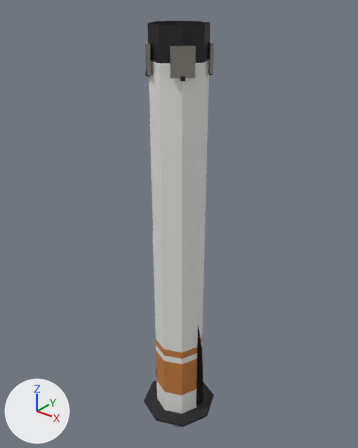
What one commit did to the glTF model assets/rockets/new-glendale/s1.lo.glb.
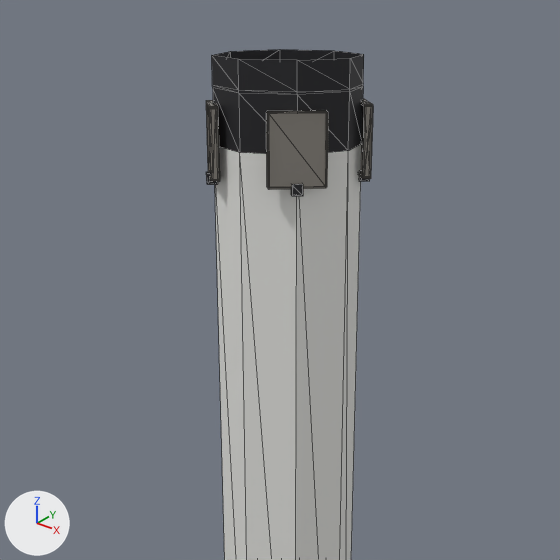
Each version is shown whole from a 50 mm camera at (37.1, -46.4, 62.8) aimed at (-1.1, 1.4, 33.1), then close up on the part from 17% to 81% of the width and 0% to 52% of the height. Every picture has the same lights, and +X, +Y and +Z are marked at lower left. The older version's two pictures come first. The close-ups show mesh edges as thin lines. Where no turn or scale is listed for an object, it has been applied to the vertices.

Objects in the first close-up: 'gridfin_0.metal', 'gridfin_1.metal', 'gridfin_3.metal', 's1.dark', 's1.hull' and 2 more.
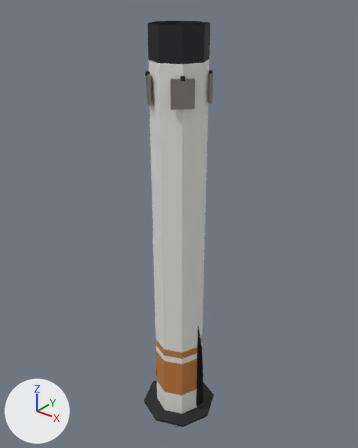
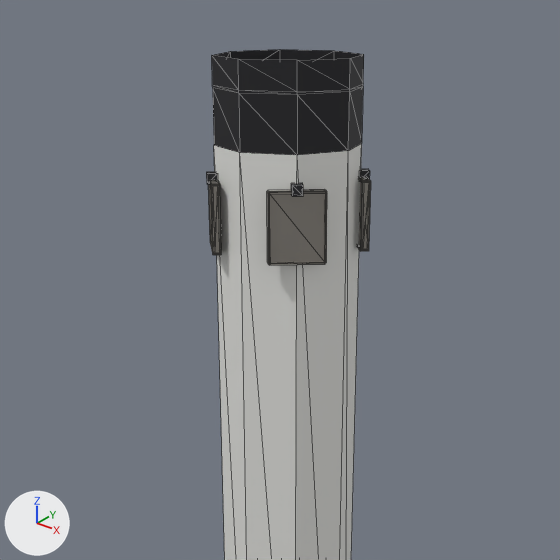
Where the change shows, as pixel boxes [x1, y1, x2, y2] in the close-ups (560 x 560 px):
```json
{"object": "gridfin_0.metal", "change": "moved", "before": [266, 110, 328, 190], "after": [267, 189, 327, 265]}
{"object": "gridfin_1.metal", "change": "moved", "before": [206, 100, 220, 181], "after": [208, 180, 221, 255]}
{"object": "gridfin_3.metal", "change": "moved", "before": [359, 98, 373, 179], "after": [357, 177, 371, 251]}
```

Edits to the scene script, one JSON object a line:
```json
{"op": "set", "path": "ob_gridfin_0_metal.location", "old": "(0.0, 0.0, 1.7)", "new": "(0.0, 0.0, -1.7)"}
{"op": "set", "path": "ob_gridfin_1_metal.location", "old": "(0.0, 0.0, 1.7)", "new": "(0.0, 0.0, -1.7)"}
{"op": "set", "path": "ob_gridfin_3_metal.location", "old": "(0.0, 0.0, 1.7)", "new": "(0.0, 0.0, -1.7)"}
```
